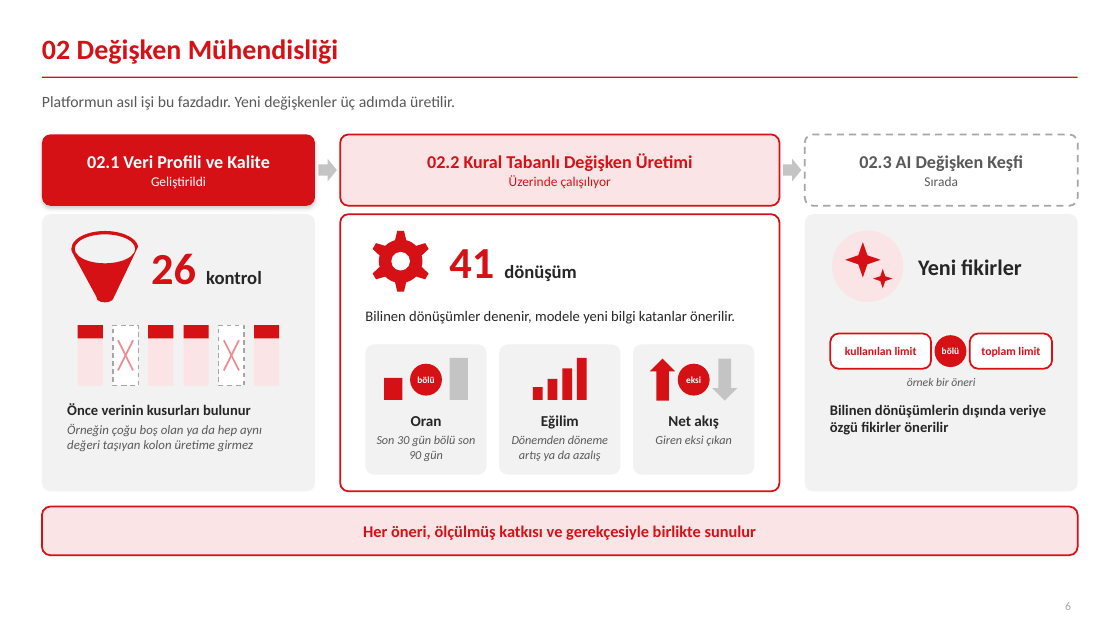
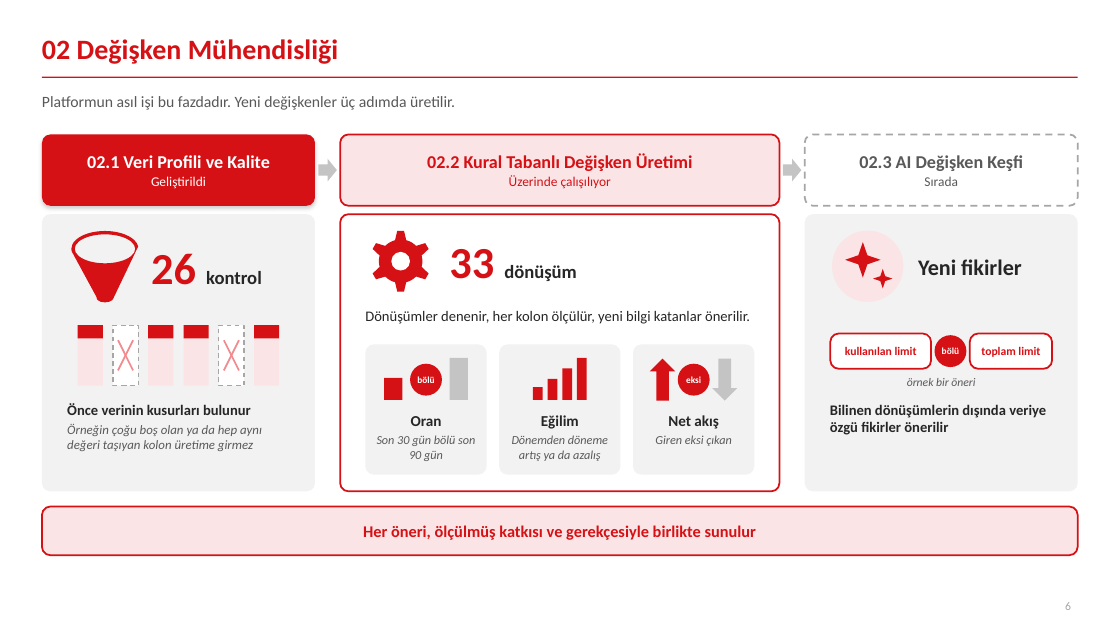
Before and after one commit to canmergen/amp, a slide deck: slide 6 of analitik_modelleme_platformu_GUNCEL/sunum/Platform_Sunum_Sade.pptx. Drawn at 1120x630 pixels with LibreOffice and Linux fonts; fonts in the diff are those of the drawing. Boxes give left, top, right and bottom in pixels: in the first picture for what was removed or moved away, otherwise in the second. Text is boxed around its words. In the diff, an @@ line names an element or a change of style, - is before the commit and + after.

```diff
--- a/analitik_modelleme_platformu_GUNCEL/sunum/Platform_Sunum_Sade.pptx
+++ b/analitik_modelleme_platformu_GUNCEL/sunum/Platform_Sunum_Sade.pptx
@@ text at [449,249,576,281]: text changed @@
-41 dönüşüm
+33 dönüşüm
@@ text at [365,311,750,324]: text changed @@
-Bilinen dönüşümler denenir, modele yeni bilgi katanlar önerilir.
+Dönüşümler denenir, her kolon ölçülür, yeni bilgi katanlar önerilir.
```
Also in this commit, not shown: 3 other files.
